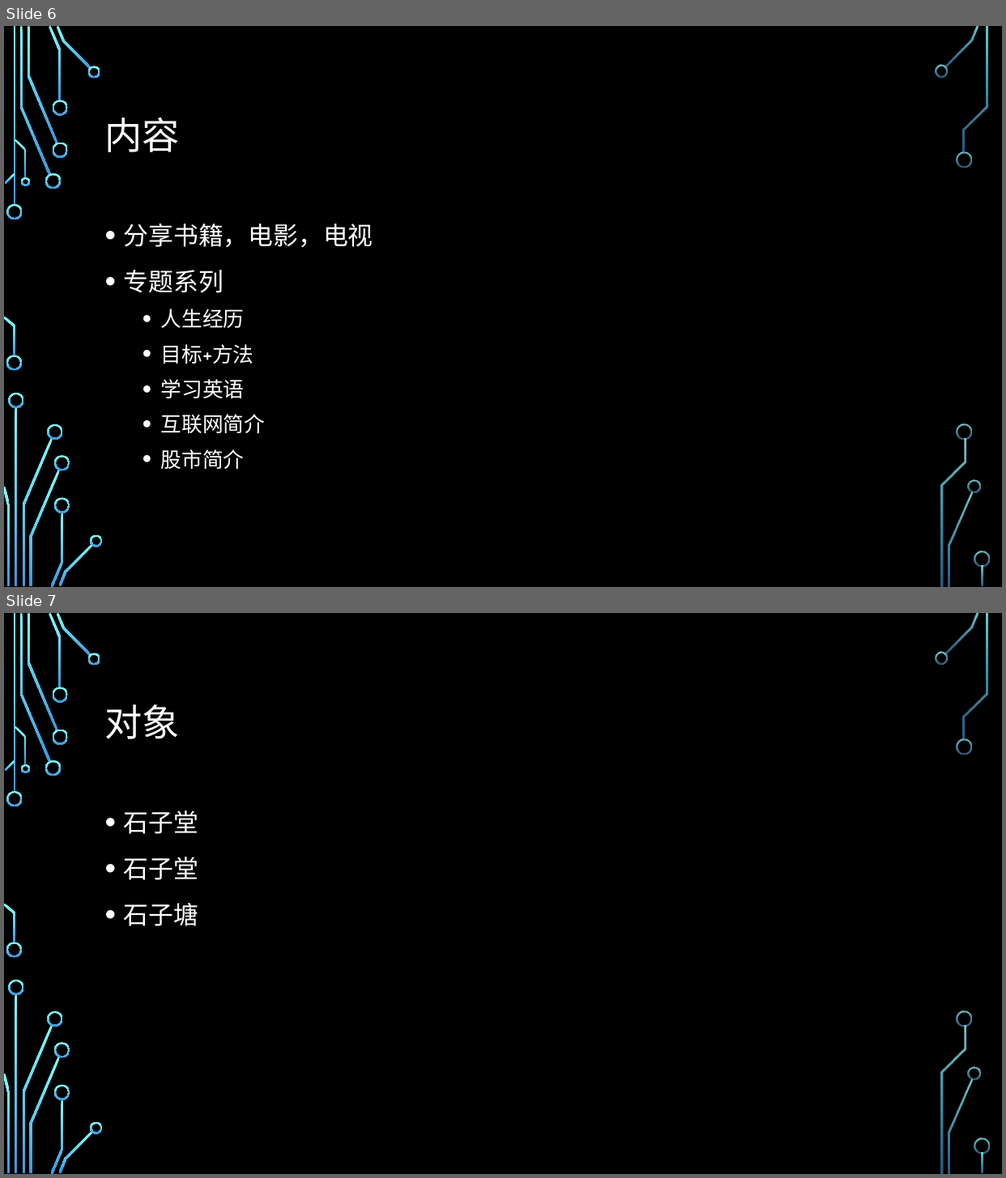
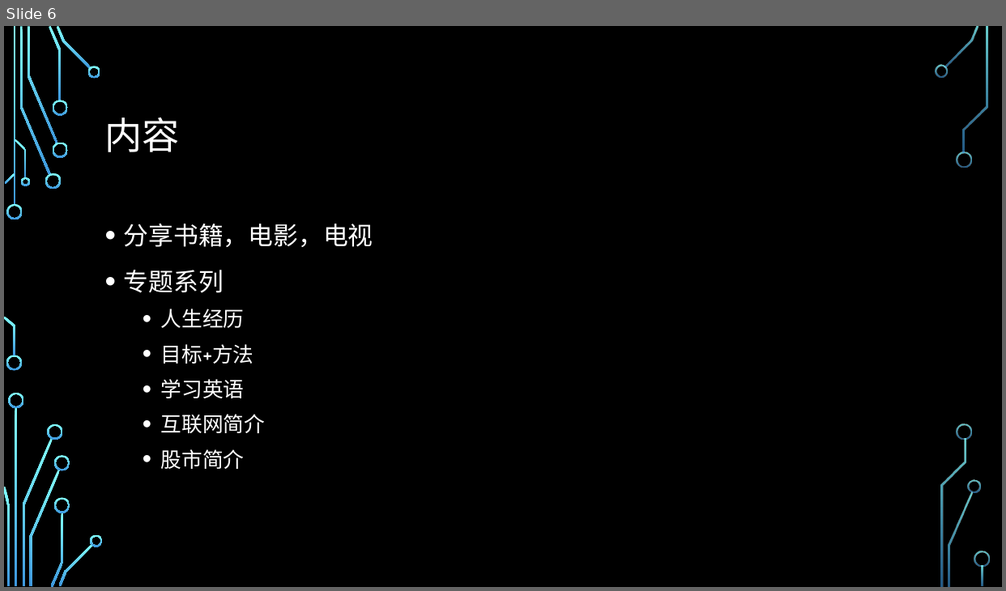
Before and after one commit to WeileiZeng/middle-school-study-plan, a slide deck: shizitang/shizitang.pptx. Shown one above the other, each under a label of ours: slides 6 and 7 before the commit, slide 6 after it. The pictures are 1006x1178 and 1006x591 pixels, drawn with LibreOffice and Linux fonts; fonts in the diff are those of the drawing; background and template pictures are left out. Boxes give left, top, right and bottom in pixels: in the first picture for what was removed or moved away, otherwise in the second. Text is boxed around its words. In the diff, an @@ line names an element or a change of style, - is before the commit and + after.

```diff
--- a/shizitang/shizitang.pptx
+++ b/shizitang/shizitang.pptx
@@ slide 7 removed at <box>4,613,1002,1174</box>, background picture (left out); not listed: 36 template elements that a slide beside it also shows @@
@@ title removed at <box>105,705,180,739</box> @@
-对象
@@ text removed at <box>124,811,198,926</box> @@
-• 石子堂
-• 石子堂
-• 石子塘
```
Also in this commit, not shown: 1 slide changed, 3 slides added.
